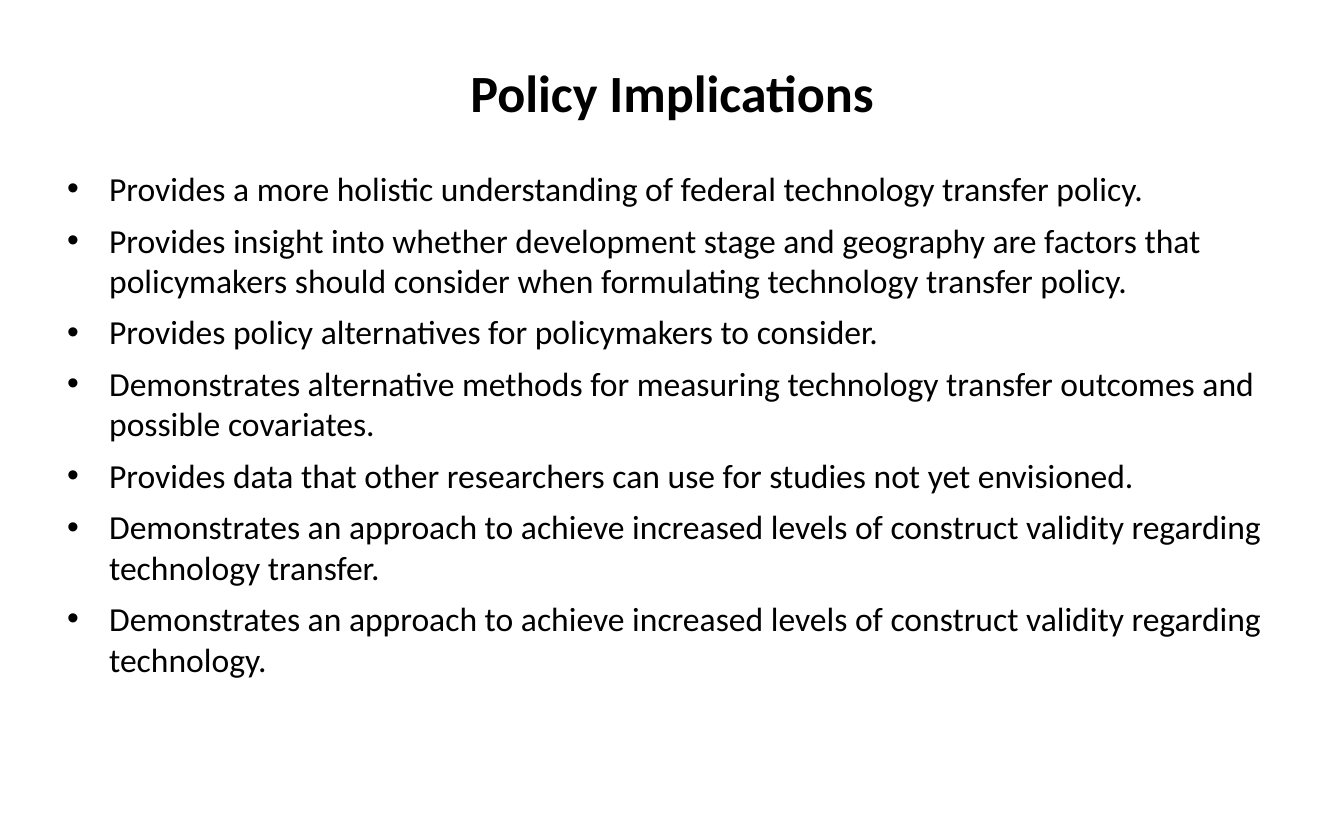
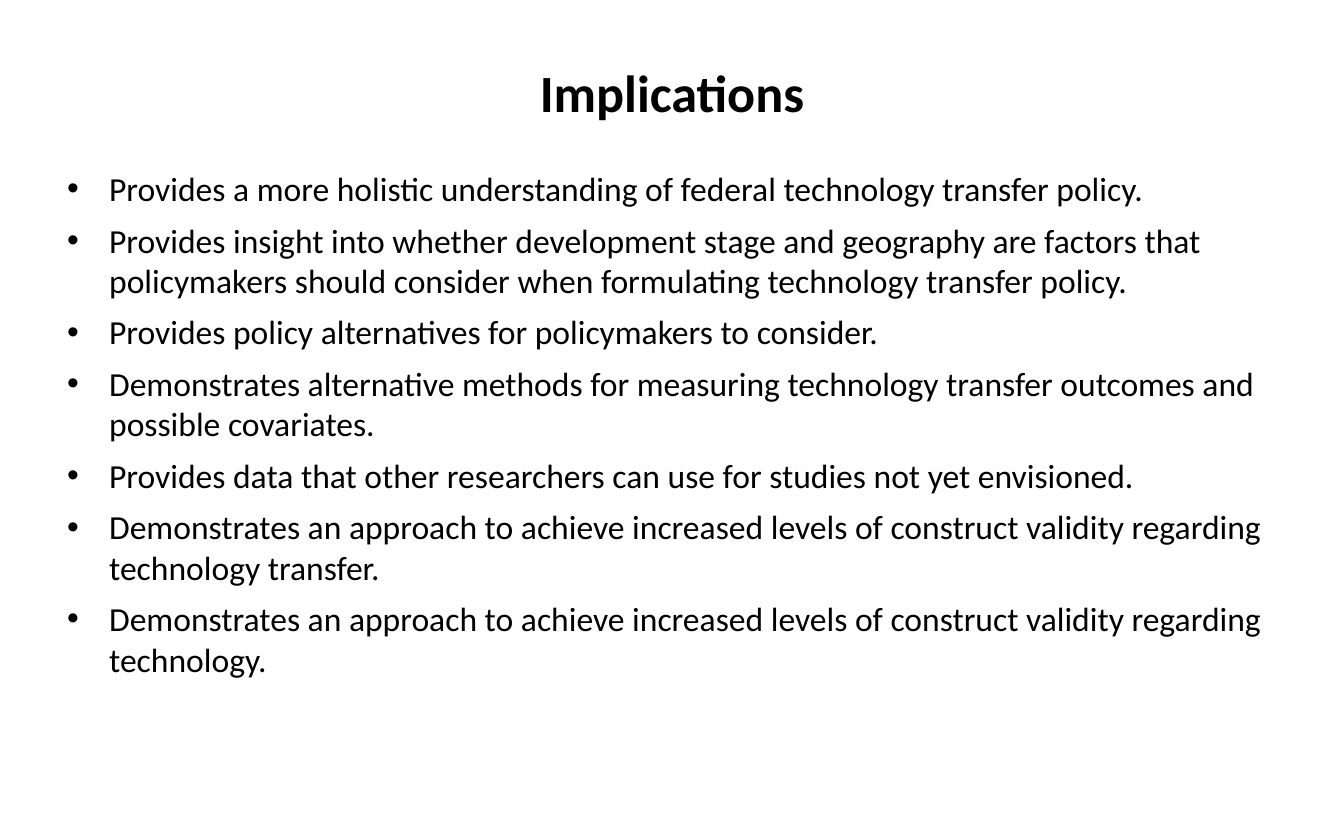
Before and after one commit to SLU-Courses-Townes/SOC5600, a slide deck: slide 43 of FinalProject/Presentation/Townes_SOC5600_FinalProject_Presentation.pptx. Drawn at 1344x840 pixels with LibreOffice and Linux fonts; fonts in the diff are those of the drawing. Boxes give left, top, right and bottom in pixels: in the first picture for what was removed or moved away, otherwise in the second. Text is boxed around its words. In the diff, an @@ line names an element or a change of style, - is before the commit and + after.

Commit message:
Minor modification to FinalProject presentation

```diff
--- a/FinalProject/Presentation/Townes_SOC5600_FinalProject_Presentation.pptx
+++ b/FinalProject/Presentation/Townes_SOC5600_FinalProject_Presentation.pptx
@@ text at bbox=[540, 75, 804, 121]: text changed @@
-Policy Implications
+Implications
```
